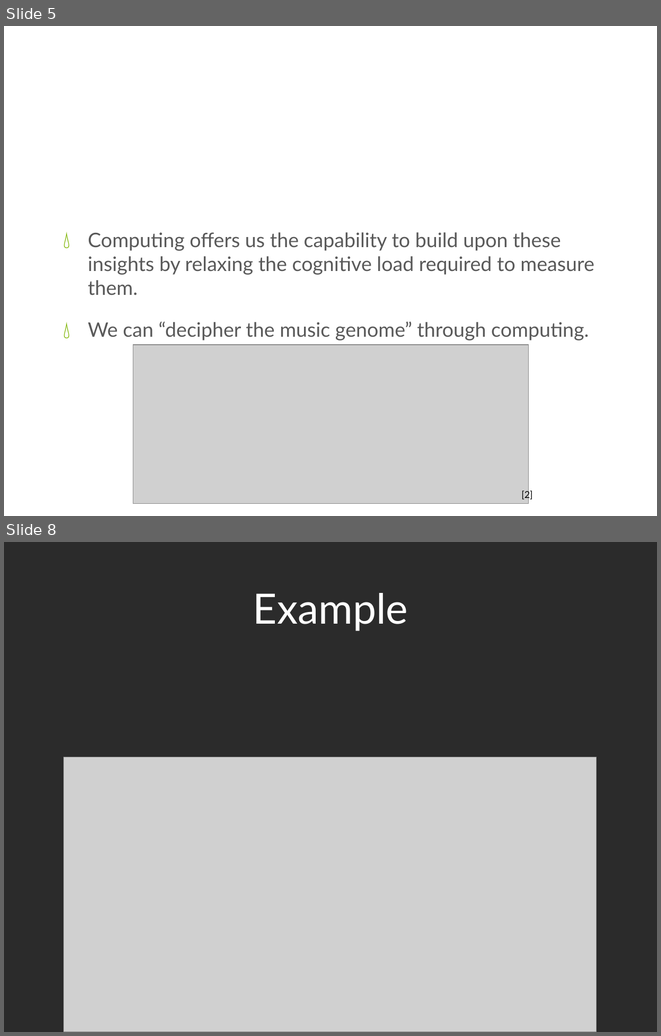
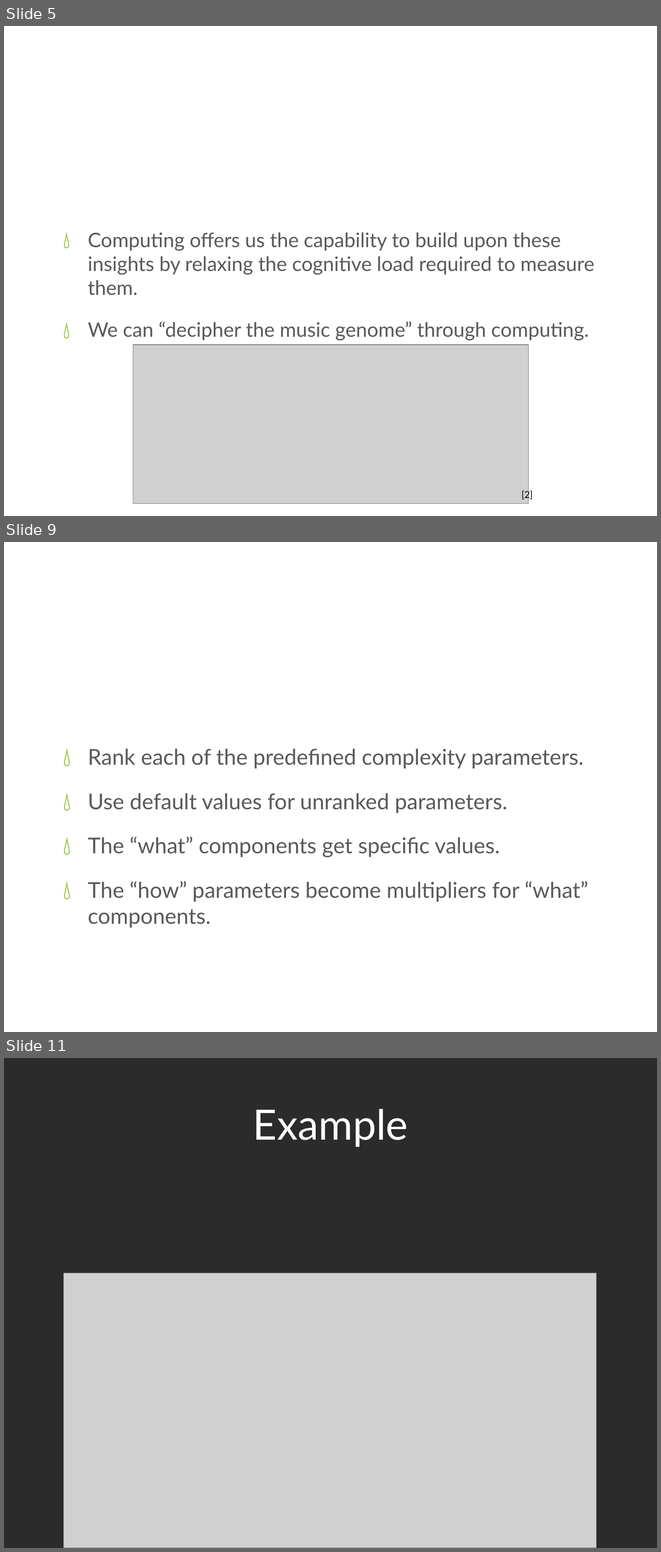
Before and after one commit to xwsxethan/MusicScoring, a slide deck: Documents/Thesis/ThesisDissertation.pptx. Shown one above the other, each under a label of ours: slides 5 and 8 before the commit, slides 5, 9 and 11 after it; the slides between them are not shown. The pictures are 661x1036 and 661x1552 pixels, drawn with LibreOffice and Linux fonts; fonts in the diff are those of the drawing; grey boxes stand for pictures; background and template pictures are left out; a plain dark background stands for a picture behind light text. Boxes give left, top, right and bottom in pixels: in the first picture for what was removed or moved away, otherwise in the second. Text is boxed around its words. In the diff, an @@ line names an element or a change of style, - is before the commit and + after.

```diff
--- a/Documents/Thesis/ThesisDissertation.pptx
+++ b/Documents/Thesis/ThesisDissertation.pptx
@@ slide 9 added at box(4, 542, 657, 1032), background picture (left out) @@
@@ title added at box(37, 567, 624, 649), 46 pt, text #FFFFFF @@
+Overview
@@ text added at box(88, 748, 588, 927), 24 pt, text #595959 @@
+💧 Rank each of the predefined complexity parameters.
+💧 Use default values for unranked parameters.
+💧 The “what” components get specific values.
+💧 The “how” parameters become multipliers for “what” components.
@@ what was slide 8 is now slide 11 @@
```
Also in this commit, not shown: 6 slides changed, 10 other slides added.
